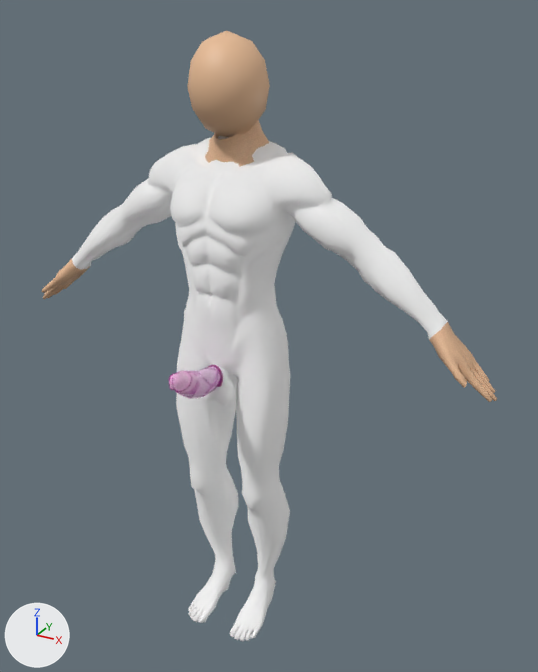
An edit to the glTF model character_anim2.glb, drawn before and after from the same camera.
Both versions are drawn from a 50 mm camera at (1.072, -1.752, 1.876) aimed at (0.102, 0.012, 0.994). The lights are fixed; the arrows at lower left show +X, +Y and +Z. The older version comes first.

Script lines for the objects in view, before the commit:
```python
ob_sin_sack_09_2018_size_2_ik_mesh = bpy.data.objects.new('Sin Sack 09-2018 Size 2_IK_mesh', me_sin_sack_09_2018_size_2_ik)
ob_sin_sack_09_2018_size_2_ik_mesh.location = (0.0, 0.0, 0.0)
```
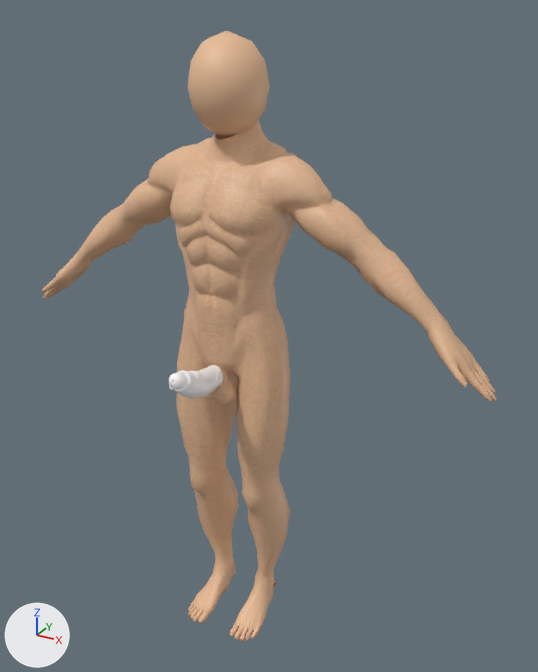
Location of each change, (x1, y1, x2, y2) in pixels of the pictures (538 x 672 px):
'Sin Sack 09-2018 Size 2_IK_mesh', surface changed, recoloured: (69, 109, 449, 641) in both

What the commit changed:
In material '腕' (mat_腕), base_color is no longer (1.0, 1.0, 1.0), white #ffffff.
In material '腕' (mat_腕), metallic goes from 1.0 to 0.0.
In material '腕' (mat_腕), roughness goes from 1.0 to 0.5.
In material '腕' (mat_腕), texture is now set to img_20231013_humanskin_02.
In material '胴' (mat_胴), base_color is no longer (1.0, 1.0, 1.0), white #ffffff.
In material '胴' (mat_胴), metallic goes from 1.0 to 0.0.
In material '胴' (mat_胴), roughness goes from 1.0 to 0.5.
In material '胴' (mat_胴), texture is now set to img_20231013_humanskin_02.
In material '下半身' (mat_下半身), base_color is no longer (1.0, 1.0, 1.0), white #ffffff.
In material '下半身' (mat_下半身), metallic goes from 1.0 to 0.0.
In material '下半身' (mat_下半身), roughness goes from 1.0 to 0.5.
In material '下半身' (mat_下半身), texture is now set to img_20231013_humanskin_02.
In material '身体 cgfx_sao2' (mat_身体_cgfx_sao2), base_color is no longer (1.0, 1.0, 1.0), white #ffffff.
In material '身体 cgfx_sao2' (mat_身体_cgfx_sao2), metallic goes from 1.0 to 0.0.
In material '身体 cgfx_sao2' (mat_身体_cgfx_sao2), roughness goes from 1.0 to 0.5.
In material '身体 cgfx_sao2' (mat_身体_cgfx_sao2), texture is now set to img_20231013_humanskin_02.
Material '身体 cgfx_saki+' (mat_cgfx_saki) changes colour from pink #ff3ad7 to white #ffffff; in linear values from (1.0, 0.043, 0.677) to (1.0, 1.0, 1.0).
In material '身体 cgfx_saki+' (mat_cgfx_saki), alpha goes from 0.352 to 1.0.
In material '身体 cgfx_sao1+' (mat_cgfx_sao1), alpha goes from 0.324 to 1.0.
